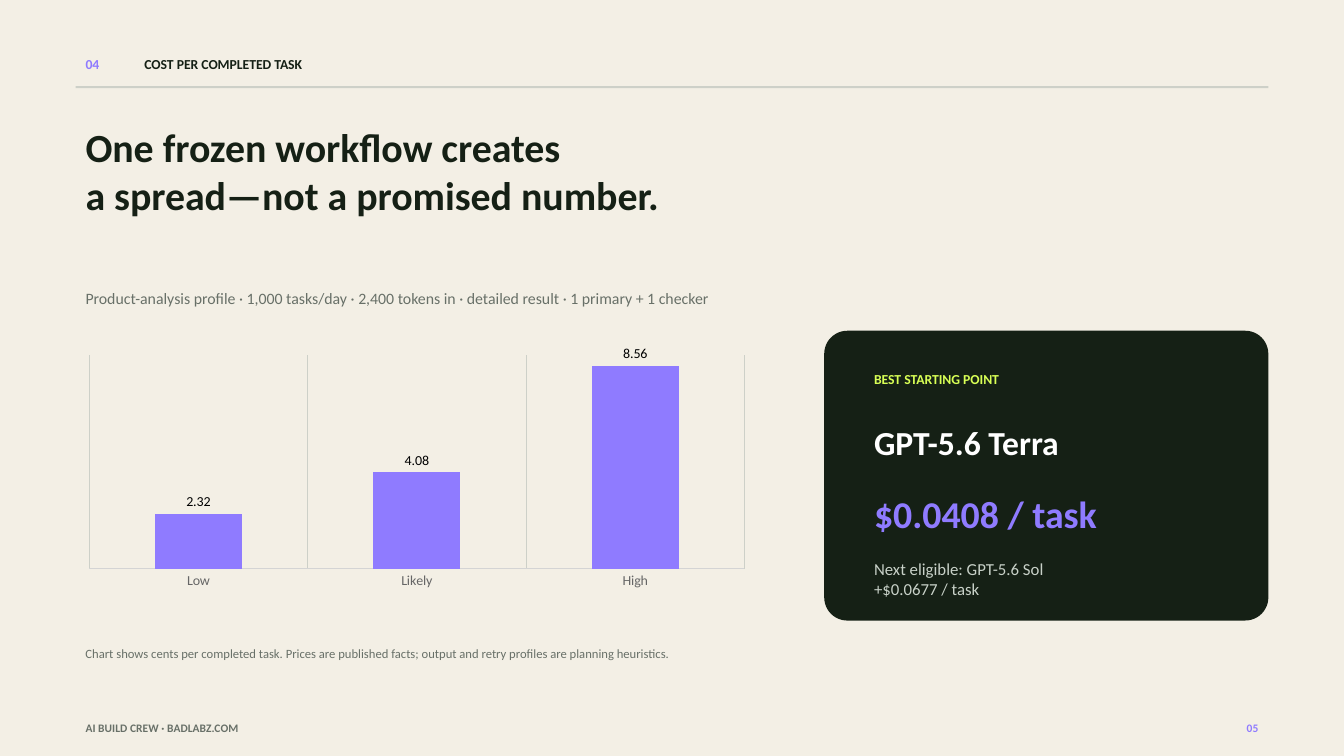
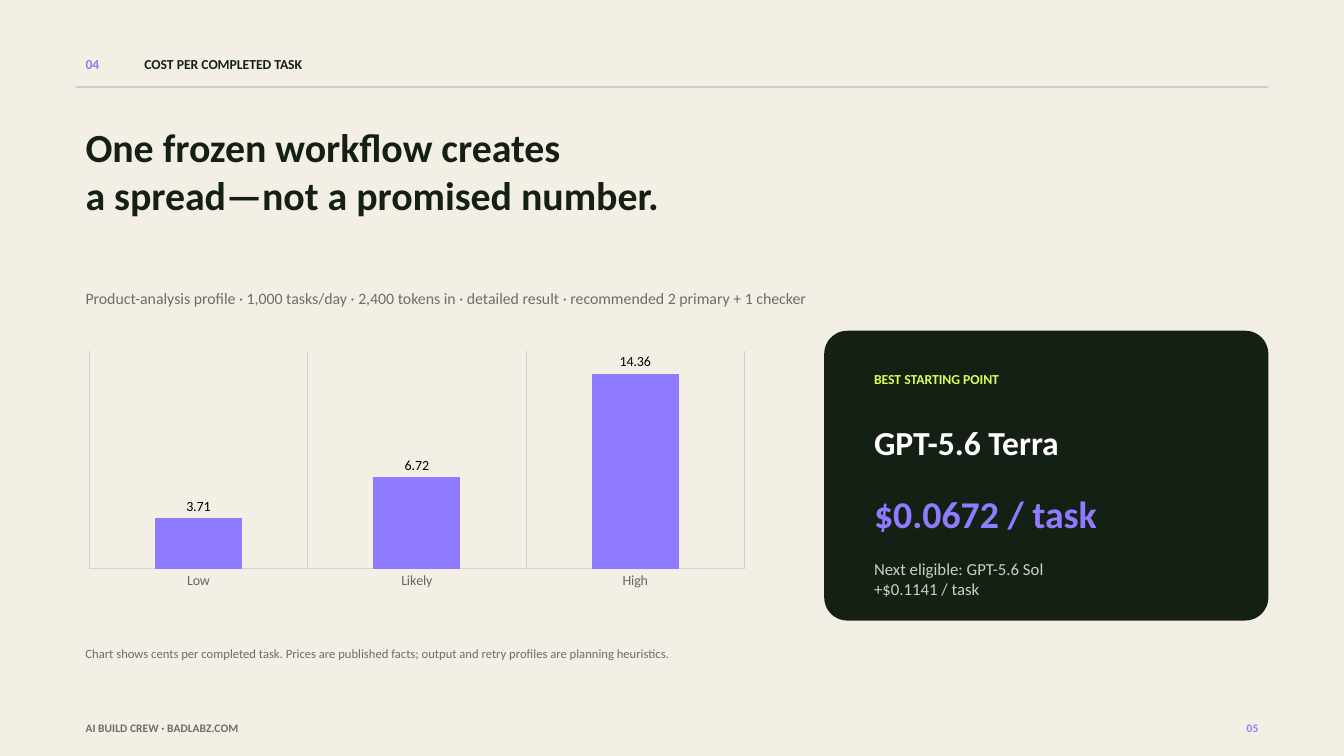
Before and after one commit to CTATX/ai-build-crew, a slide deck: slide 5 of artifacts/AI_BUILD_CREW_COST_CONTRACT_VIDEO_REVIEW.pptx. Drawn at 1344x756 pixels with LibreOffice and Linux fonts; fonts in the diff are those of the drawing. Boxes give left, top, right and bottom in pixels: in the first picture for what was removed or moved away, otherwise in the second. Text is boxed around its words. In the diff, an @@ line names an element or a change of style, - is before the commit and + after.

```diff
--- a/artifacts/AI_BUILD_CREW_COST_CONTRACT_VIDEO_REVIEW.pptx
+++ b/artifacts/AI_BUILD_CREW_COST_CONTRACT_VIDEO_REVIEW.pptx
@@ text at [86, 293, 806, 307]: text changed @@
-Product-analysis profile · 1,000 tasks/day · 2,400 tokens in · detailed result · 1 primary + 1 checker
+Product-analysis profile · 1,000 tasks/day · 2,400 tokens in · detailed result · recommended 2 primary + 1 checker
@@ column chart at [76, 347, 758, 594] @@
@@ Series 1, Low: 2.322 to 3.714 @@
@@ Series 1, Likely: 4.0848 to 6.7206 @@
@@ Series 1, High: 8.55675 to 14.35725 @@
@@ text at [874, 501, 1097, 532]: text changed @@
-$0.0408 / task
+$0.0672 / task
@@ text at [874, 583, 980, 597]: text changed @@
-+$0.0677 / task
++$0.1141 / task
```
Also in this commit, not shown: 5 other slides changed, 18 other files.
